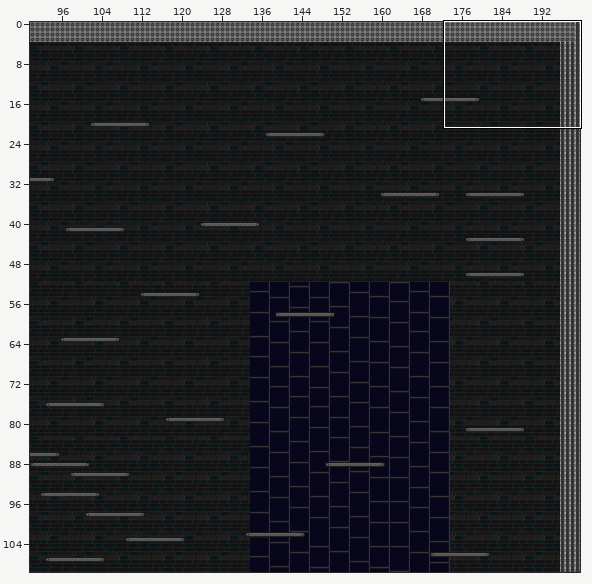
Two states of a Tiled map, levels/arena.tmx. The picture above shows the old version from afar; the outline marks the close-up.
Close-up. Earlier state:
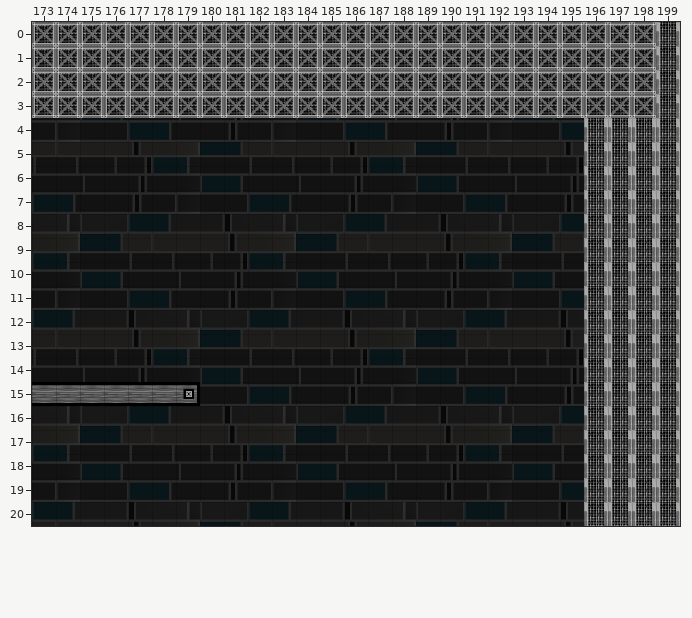
Cells are 32x32 px. Shown: x 173..199, y 0..20. The commit also changed other parts of the map, which this record leaves out. The commit also replaced the tileset; all pictures use the new one.
The result:
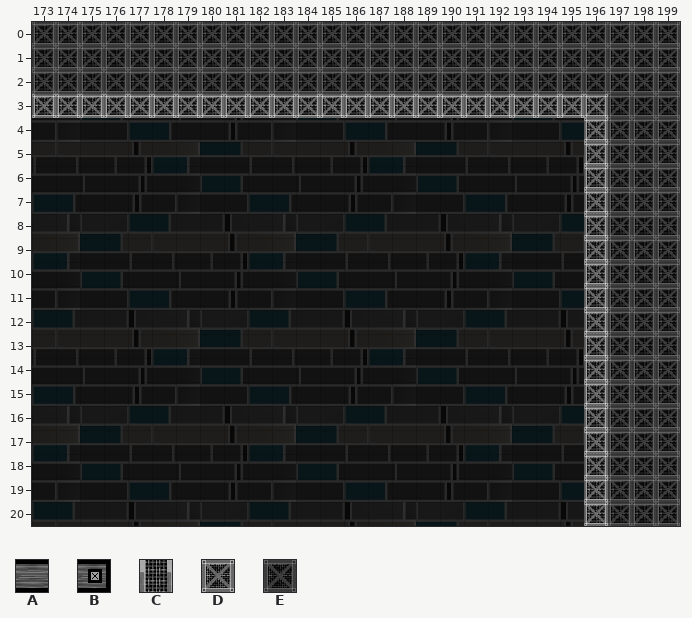
Key: from "tileset-1": A 4, B 7, C 82, D 83, E 84.
_ is an empty cell.
What changed:
Layer "Main":
y 0..2: x 173..199 DDDDDDDDDDDDDDDDDDDDDDDDDDC -> EEEEEEEEEEEEEEEEEEEEEEEEEEE
y 3: x 197..199 DDC -> EEE
y 4..14: x 196..199 CCCC -> DEEE
y 15: x 173..179 AAAAAAB -> _______; x 196..199 CCCC -> DEEE
y 16..20: x 196..199 CCCC -> DEEE
Where, in picture pixels (left, top, right, bottom), the same in both close-ups:
changed: (32, 22, 680, 526)
